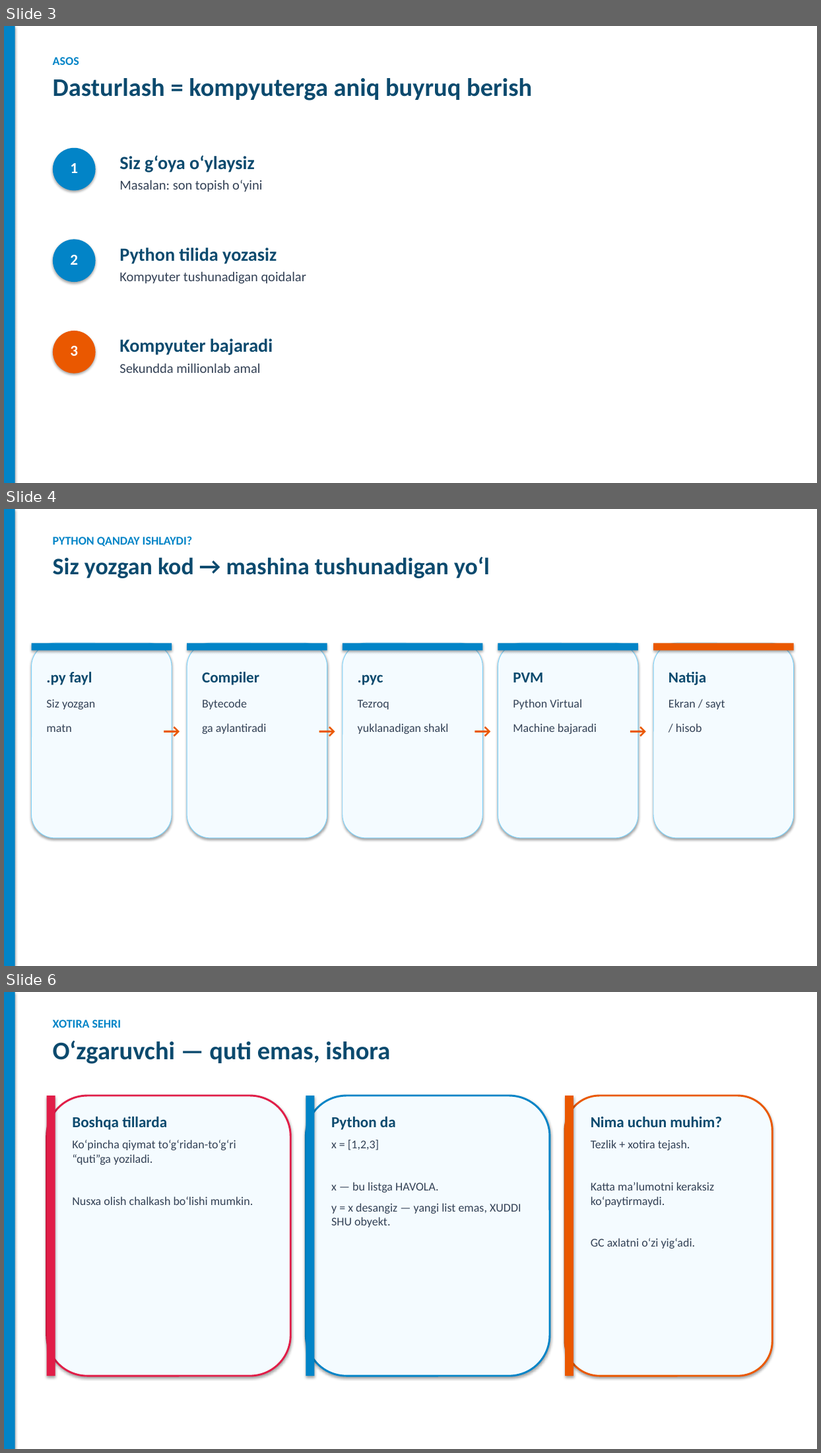
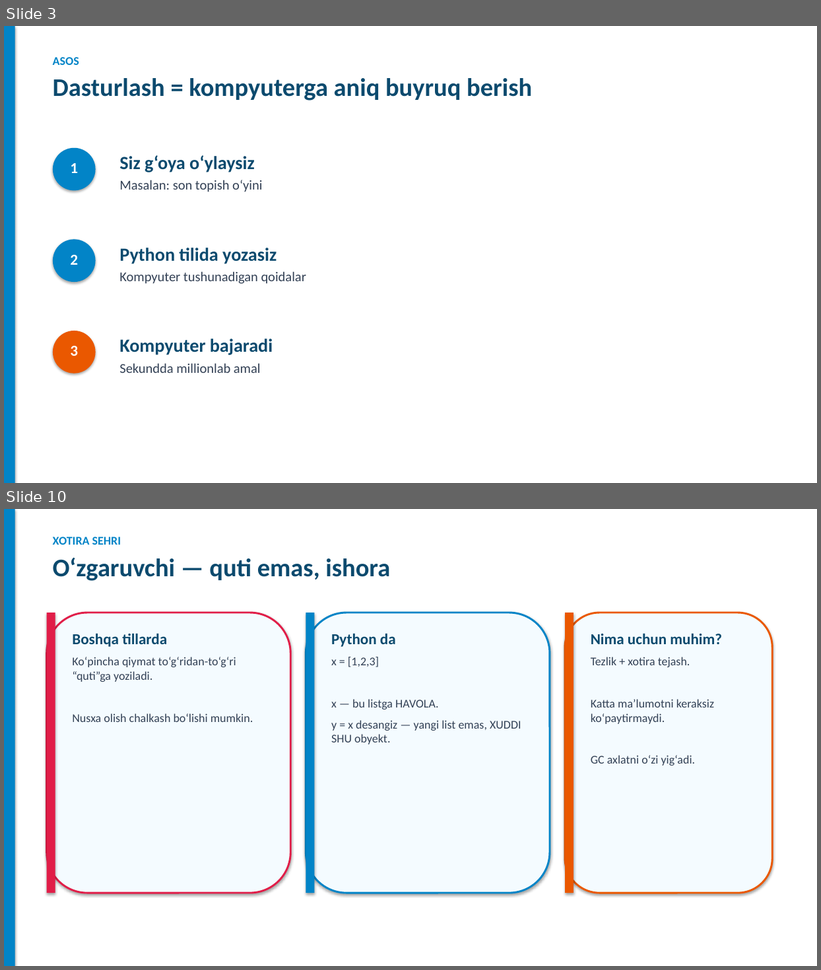
Before and after one commit to DilshodZokirov/bgalaxy-app, a slide deck: python-prezentatsiya/Python-Django-Yorqin.pptx. Shown one above the other, each under a label of ours: slides 3, 4 and 6 before the commit, slides 3 and 10 after it; the slides between them are not shown. The pictures are 821x1453 and 821x970 pixels, drawn with LibreOffice and Linux fonts; fonts in the diff are those of the drawing. Boxes give left, top, right and bottom in pixels: in the first picture for what was removed or moved away, otherwise in the second. Text is boxed around its words. In the diff, an @@ line names an element or a change of style, - is before the commit and + after.

```diff
--- a/python-prezentatsiya/Python-Django-Yorqin.pptx
+++ b/python-prezentatsiya/Python-Django-Yorqin.pptx
@@ slide 4 removed at (4, 509, 817, 966), background #FFFFFF @@
@@ rectangle removed at (4, 509, 15, 966) @@
@@ text removed at (53, 536, 490, 578) @@
-PYTHON QANDAY ISHLAYDI?
-Siz yozgan kod → mashina tushunadigan yo‘l
@@ rounded rectangle removed at (32, 643, 172, 838) @@
@@ rectangle removed at (32, 643, 172, 650) @@
@@ rounded rectangle removed at (187, 643, 327, 838) @@
@@ rectangle removed at (187, 643, 327, 650) @@
@@ rounded rectangle removed at (343, 643, 483, 838) @@
@@ rectangle removed at (343, 643, 483, 650) @@
@@ rounded rectangle removed at (498, 643, 638, 838) @@
@@ rectangle removed at (498, 643, 638, 650) @@
@@ rounded rectangle removed at (653, 643, 794, 838) @@
@@ rectangle removed at (653, 643, 794, 650) @@
@@ text removed at (46, 671, 95, 732) @@
-.py fayl
-Siz yozgan
-matn
@@ text removed at (202, 671, 267, 734) @@
-Compiler
-Bytecode
-ga aylantiradi
@@ text removed at (358, 675, 448, 734) @@
-.pyc
-Tezroq
-yuklanadigan shakl
@@ text removed at (513, 673, 597, 734) @@
-PVM
-Python Virtual
-Machine bajaradi
@@ text removed at (669, 672, 725, 732) @@
-Natija
-Ekran / sayt
-/ hisob
@@ text removed at (156, 716, 187, 741) @@
-→
@@ text removed at (312, 716, 343, 741) @@
-→
@@ text removed at (467, 716, 498, 741) @@
-→
@@ text removed at (623, 716, 653, 741) @@
-→
@@ what was slide 6 is now slide 10 @@
```
Also in this commit, not shown: 2 slides changed, 6 slides added, 1 other slide removed, 3 other files.
